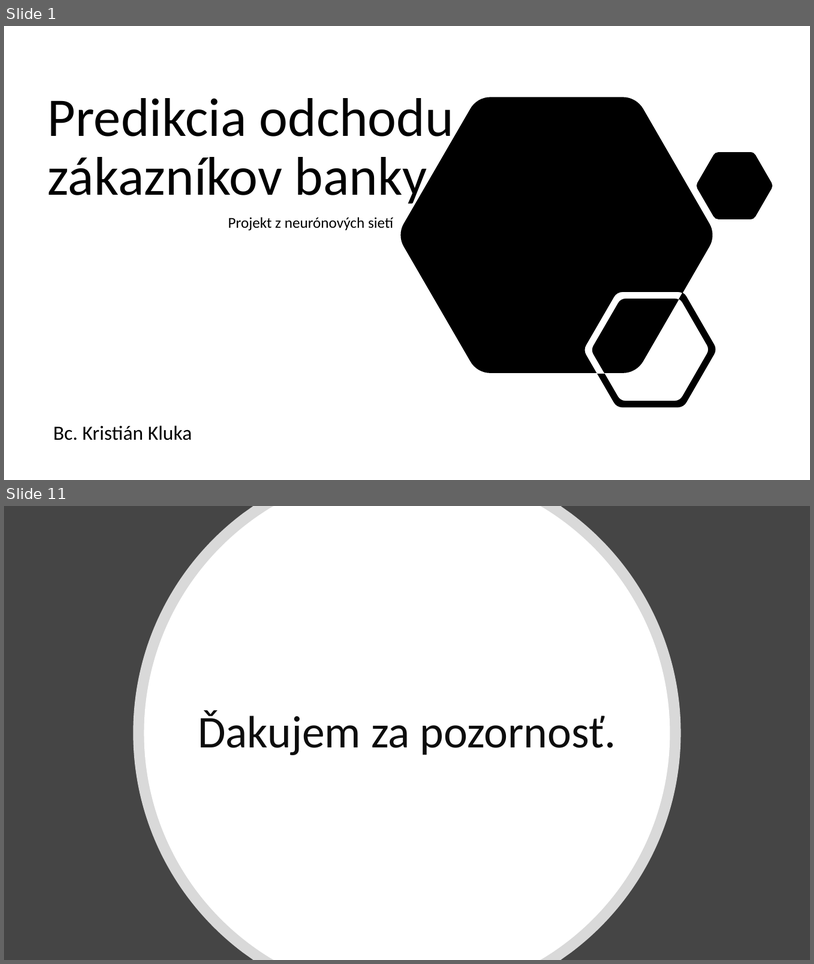
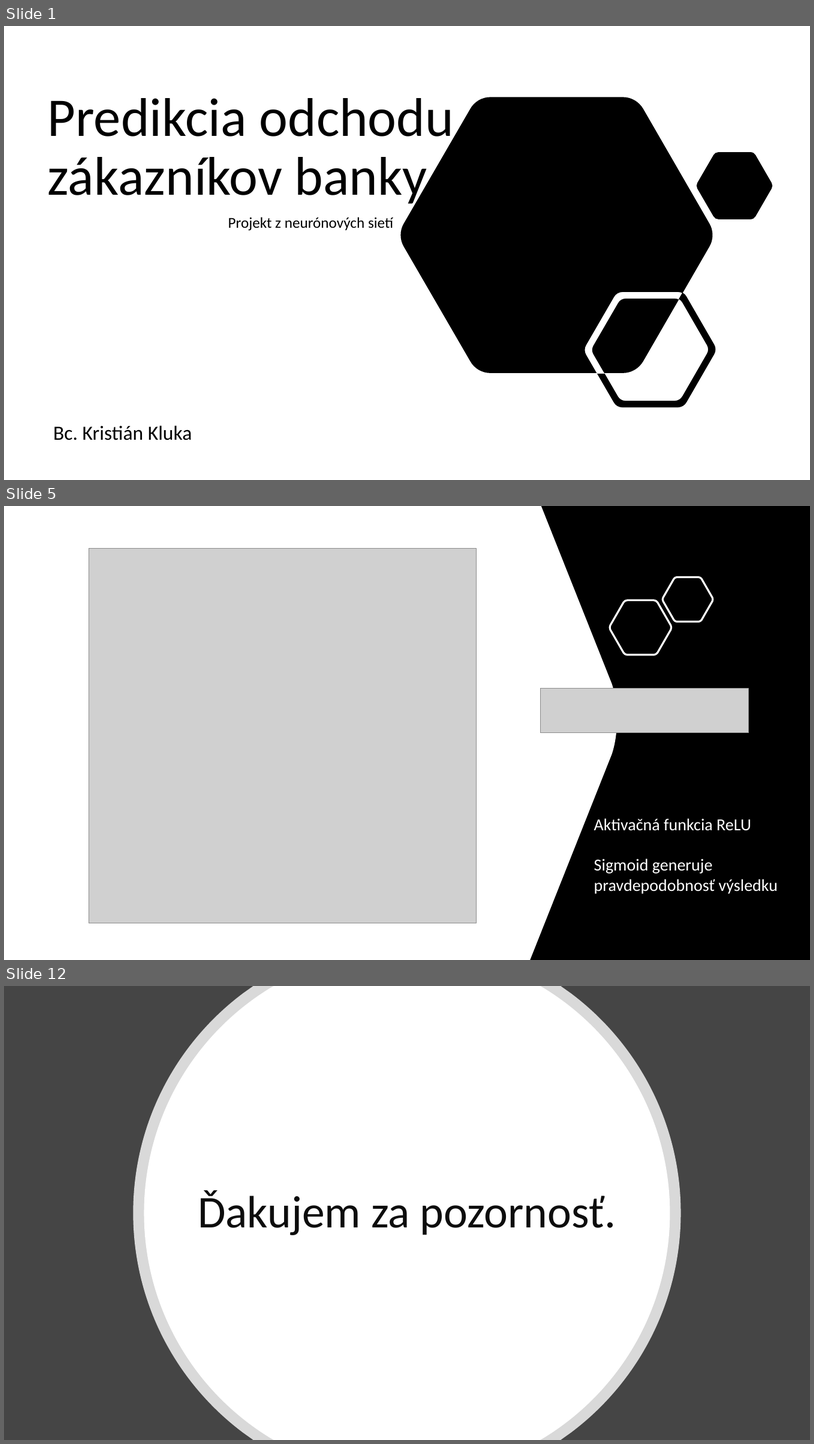
Before and after one commit to kristiankluka/Kluka_NS2021, a slide deck: NS_prezentácia_Kluka.pptx. Shown one above the other, each under a label of ours: slides 1 and 11 before the commit, slides 1, 5 and 12 after it; the slides between them are not shown. The pictures are 814x964 and 814x1444 pixels, drawn with LibreOffice and Linux fonts; fonts in the diff are those of the drawing; grey boxes stand for pictures. Boxes give left, top, right and bottom in pixels: in the first picture for what was removed or moved away, otherwise in the second. Text is boxed around its words. In the diff, an @@ line names an element or a change of style, - is before the commit and + after.

```diff
--- a/NS_prezentácia_Kluka.pptx
+++ b/NS_prezentácia_Kluka.pptx
@@ slide 5 added at bbox=[4, 506, 810, 960], background #FFFFFF @@
@@ rectangle added at bbox=[4, 506, 810, 960], fill #000000 @@
@@ freeform shape added at bbox=[4, 506, 617, 960], fill #FFFFFF @@
@@ picture added at bbox=[89, 549, 476, 923] @@
@@ freeform shape added at bbox=[663, 577, 713, 622], outline #FFFFFF 2.25 pt @@
@@ freeform shape added at bbox=[610, 600, 672, 655], outline #FFFFFF 2.25 pt @@
@@ picture added at bbox=[540, 688, 749, 733] @@
@@ text added at bbox=[594, 818, 778, 894], 20 pt, text #FFFFFF @@
+Aktivačná funkcia ReLU
+Sigmoid generuje pravdepodobnosť výsledku
@@ what was slide 11 is now slide 12 @@
```
Also in this commit, not shown: 6 slides changed, 4 other slides added, 3 slides removed.
